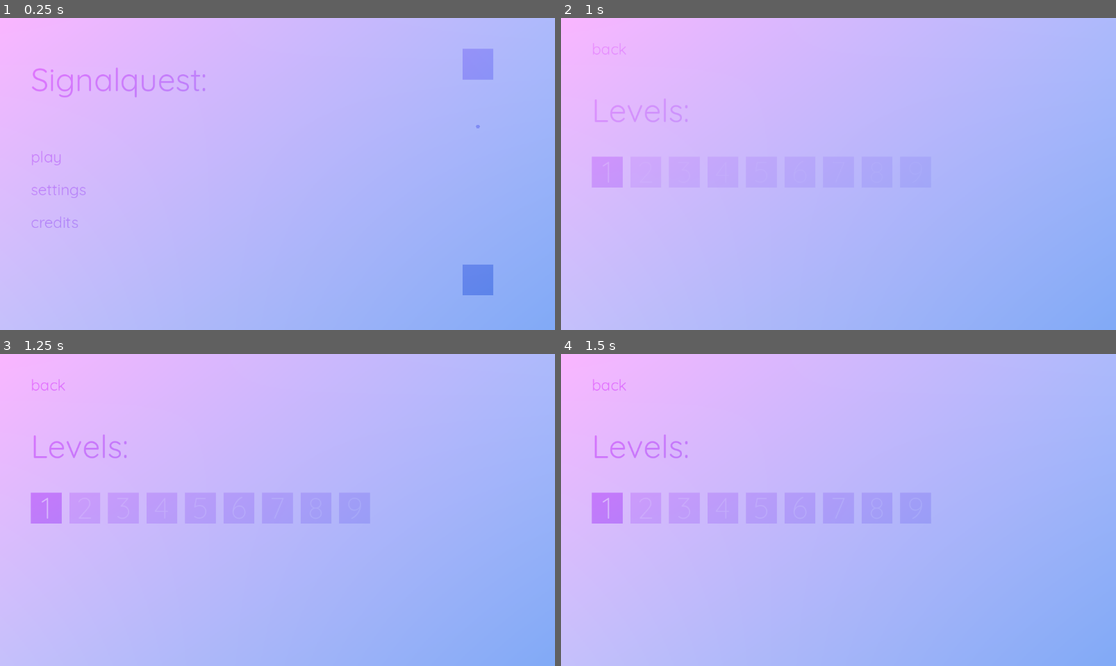
Above: before the commit, frames 1-4 (two rows, left to right).
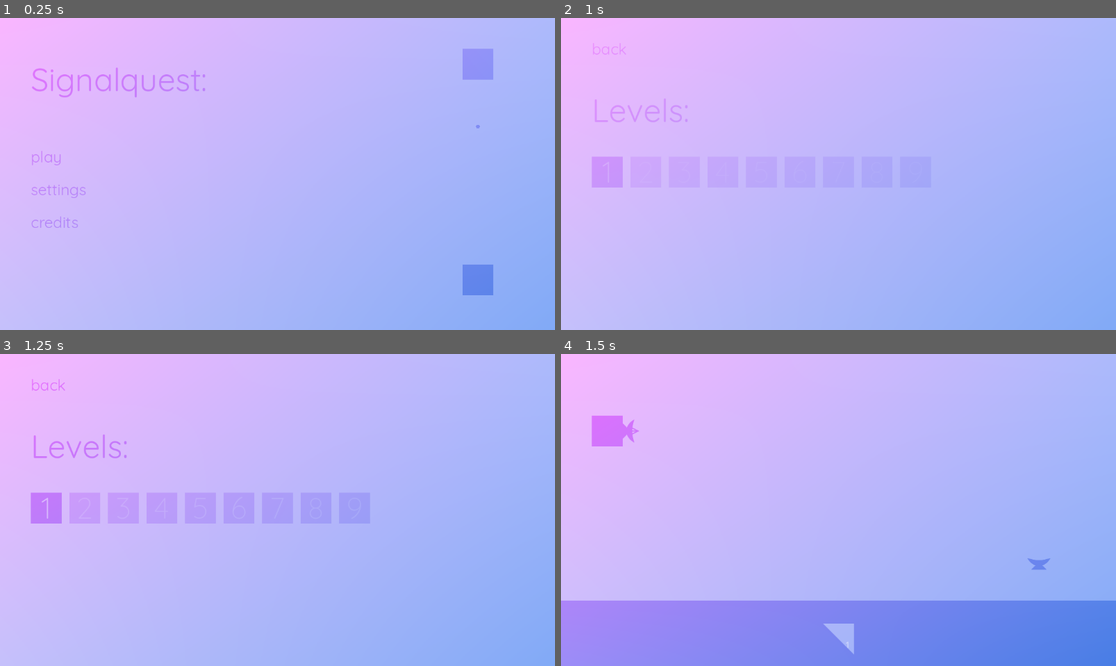
Above: after the commit, the same moments.

Repository: Username4D/signal_quest
Game: Godot game, scene res://scenes/main_menu.tscn
Two runs of this game, one before a commit and one after it. Both use one fixed random seed, a clock stepped at 60 frames per second and the inputs below.
Inputs:
- Up to frame 1 (0.25 s): no input
- Up to frame 2 (1 s): click "play" at 0.5 s
- Up to frame 3 (1.25 s): no input
- Up to frame 4 (1.5 s): click "1" at 1.25 s

Frames 1-3 are identical in both runs. In frame 4, 26% of the frame differs, in the area x 0-100%, y 8-100%.

Commit message:
small bugfixes and improvements

Diff:
--- a/scenes/gameplay.tscn
+++ b/scenes/gameplay.tscn
@@ -1,8 +1,15 @@
-[gd_scene load_steps=4 format=3 uid="uid://bvemuy8jfgxbl"]
+[gd_scene load_steps=7 format=3 uid="uid://bvemuy8jfgxbl"]
 
 [ext_resource type="Script" uid="uid://dq4bwkyeh1xs2" path="res://scripts/gameplay.gd" id="1_l1v76"]
 [ext_resource type="PackedScene" uid="uid://cqlxc6huf60vd" path="res://scenes/pause_menu.tscn" id="2_l1v76"]
 [ext_resource type="PackedScene" uid="uid://6qatxunndb3a" path="res://scenes/finish_menu.tscn" id="4_ct7aa"]
+[ext_resource type="Shader" uid="uid://b1qnwyojwnbjx" path="res://resources/gradient.gdshader" id="4_ocj2s"]
+
+[sub_resource type="ShaderMaterial" id="ShaderMaterial_din8e"]
+shader = ExtResource("4_ocj2s")
+shader_parameter/background = true
+
+[sub_resource type="QuadMesh" id="QuadMesh_4bh5q"]
 
 [node name="gameplay" type="Node2D"]
 script = ExtResource("1_l1v76")
@@ -12,3 +19,9 @@
 
 [node name="finish" parent="." instance=ExtResource("4_ct7aa")]
 visible = false
+
+[node name="BG" type="MeshInstance2D" parent="."]
+material = SubResource("ShaderMaterial_din8e")
+position = Vector2(623.75, 351.75)
+scale = Vector2(1248.5, 704.5)
+mesh = SubResource("QuadMesh_4bh5q")
--- a/scripts/gameplay.gd
+++ b/scripts/gameplay.gd
@@ -16,7 +16,14 @@
 func close():
 	$level.cose()
 func back():
-	pass
+	var timer = get_tree().create_timer(0.25)
+	while timer.time_left != 0:
+		$pause_menu.modulate.a = timer.time_left * 4
+		level.modulate.a = timer.time_left * 4
+		$finish.modulate.a = timer.time_left * 4
+		await get_tree().process_frame
+	self.get_parent().add_child(load("res://scenes/level_menu.tscn").instantiate())
+	self.queue_free()
 func finish():
 	$finish.visible = true
 	if save_manager.max_level <= current_level:
--- a/scripts/level_menu.gd
+++ b/scripts/level_menu.gd
@@ -6,8 +6,8 @@
 		i.get_node("Label").text = i.name
 		if int(i.name) > save_manager.max_level:
 			i.modulate.a = .5
-	#	else:
-#			i.pressed.connect(pressed.bind(i))
+		else:
+			i.pressed.connect(pressed.bind(i))
 	var timer = get_tree().create_timer(0.25)
 	while timer.time_left != 0:
 		$content.modulate.a = 1 - 4 * timer.time_left
